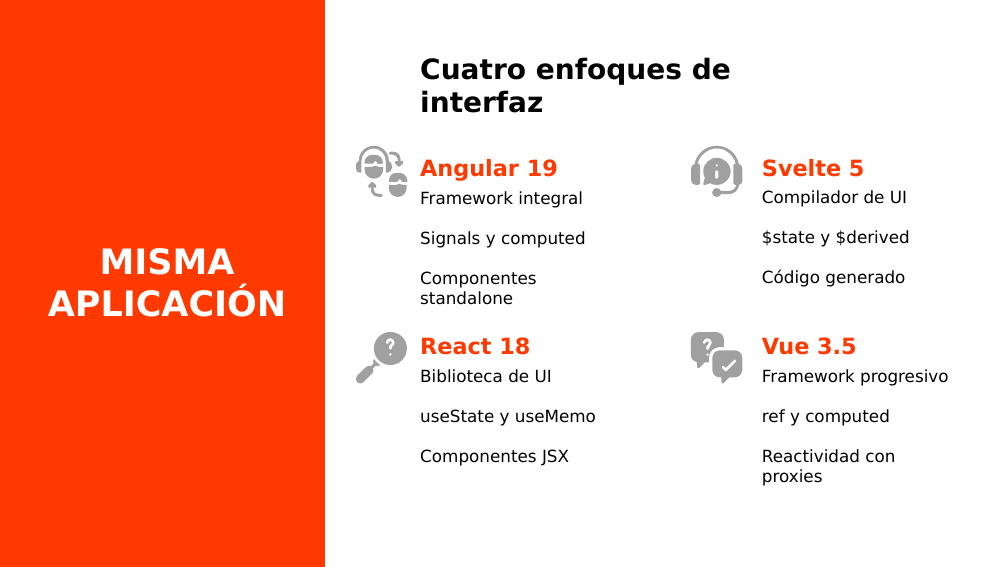
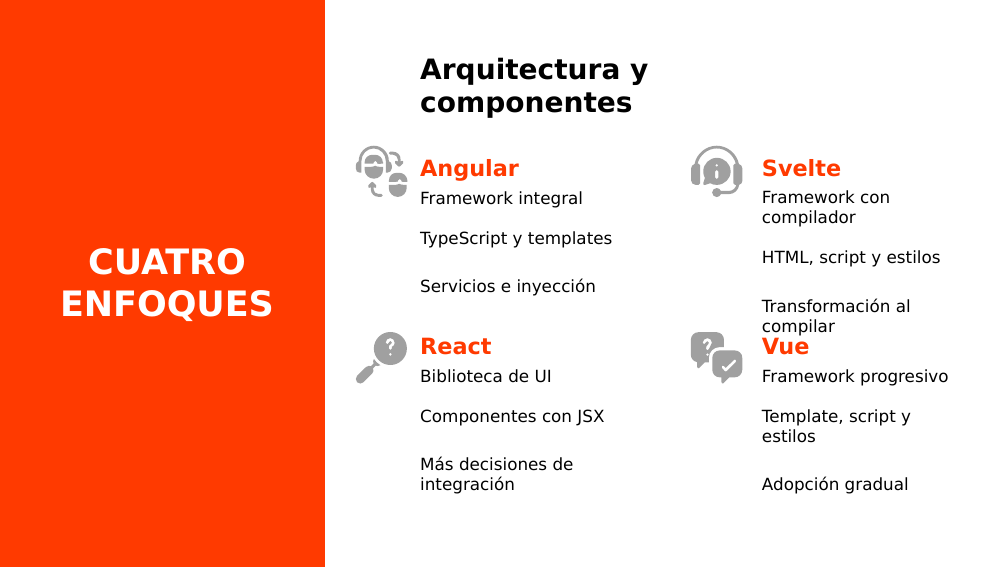
Before and after one commit to angelloaroni/ArquiSoftIndividual, a slide deck: slide 3 of presentacion/Comparativa_Frontend_InventoryPro.pptx. Drawn at 1008x567 pixels with LibreOffice and Linux fonts; fonts in the diff are those of the drawing; background and template pictures are left out. Boxes give left, top, right and bottom in pixels: in the first picture for what was removed or moved away, otherwise in the second. Text is boxed around its words. In the diff, an @@ line names an element or a change of style, - is before the commit and + after.

Commit message:
Focus slides on framework differences and update presentation script

```diff
--- a/presentacion/Comparativa_Frontend_InventoryPro.pptx
+++ b/presentacion/Comparativa_Frontend_InventoryPro.pptx
@@ title at (x1=420, y1=57, x2=648, y2=118): text changed @@
-Cuatro enfoques de interfaz
+Arquitectura y componentes
@@ subtitle at (x1=420, y1=159, x2=519, y2=181): text changed @@
-Angular 19
+Angular
@@ subtitle at (x1=762, y1=159, x2=841, y2=177): text changed @@
-Svelte 5
+Svelte
@@ subtitle at (x1=762, y1=190, x2=941, y2=313): text changed @@
-Compilador de UI
-$state y $derived
-Código generado
+Framework con compilador
+HTML, script y estilos
+Transformación al compilar
@@ subtitle at (x1=420, y1=231, x2=612, y2=296): text changed @@
-Signals y computed
-Componentes standalone
+TypeScript y templates
+Servicios e inyección
@@ title at (x1=60, y1=248, x2=274, y2=321): text changed @@
-MISMA
-APLICACIÓN
+CUATRO
+ENFOQUES
@@ subtitle at (x1=420, y1=337, x2=491, y2=355): text changed @@
-React 18
+React
@@ subtitle at (x1=762, y1=337, x2=810, y2=355): text changed @@
-Vue 3.5
+Vue
@@ subtitle at (x1=420, y1=409, x2=604, y2=494): text changed @@
-useState y useMemo
-Componentes JSX
+Componentes con JSX
+Más decisiones de integración
@@ subtitle at (x1=762, y1=409, x2=911, y2=494): text changed @@
-ref y computed
-Reactividad con proxies
+Template, script y estilos
+Adopción gradual
```
Also in this commit, not shown: 3 other slides changed, 3 slides added, 3 slides removed, 3 other files.
